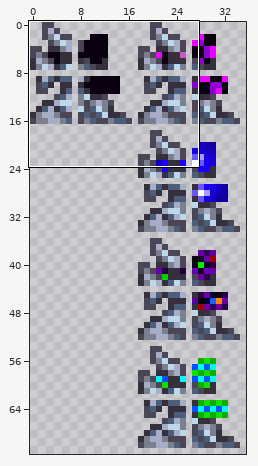
Sprite sheet -- Tiles/MusicBoxes/Otherworldly_Music_Box_DW.png. Above, an overview of the earlier version with the close-up marked.
Close-up. Before:
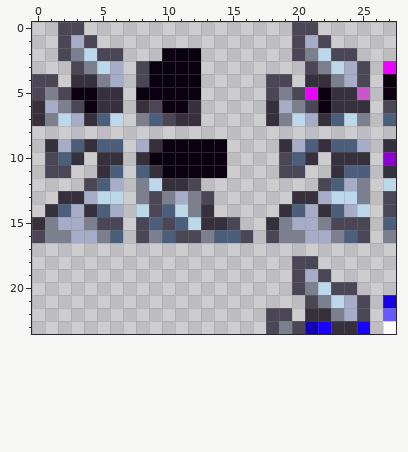
The file is 72x144 pixels, drawn in blocks of 2x2; one block is one cell here. Colours within 5 levels of each other are drawn and written as one. Shown: x 0..27, y 0..23.
And afterwards:
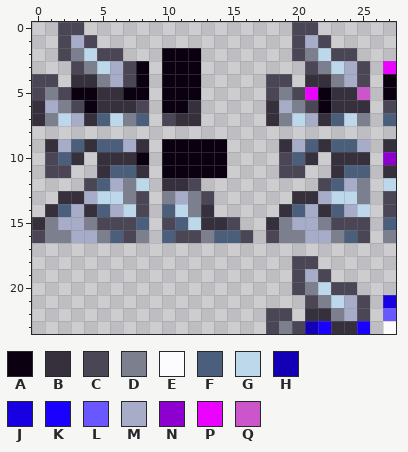
Palette (. is transparent): A #0a000f  B #35303c  C #4b4656  D #7c7f8d  E #fcfcff  F #4b5f7d  G #bdd7eb  H #1300b6  J #1700e2  K #1a00ff  L #6957ff  M #a7acc9  N #8e00cf  P #ea03ff  Q #cb55cb
Edits made:
{"y":3,"x":7,"old":".CA","new":"CA."}
{"y":4,"x":7,"old":".CA","new":"CA."}
{"y":5,"x":7,"old":".","new":"A"}
{"y":5,"x":9,"old":"A","new":"."}
{"y":6,"x":7,"old":".BC","new":"BC."}
{"y":7,"x":7,"old":".DF","new":"DF."}
{"y":9,"x":7,"old":".MB","new":"MB."}
{"y":10,"x":7,"old":".BA","new":"BA."}
{"y":11,"x":7,"old":".FB","new":"FB."}
{"y":12,"x":7,"old":".DG","new":"DG."}
{"y":13,"x":7,"old":".DC","new":"DC."}
{"y":14,"x":7,"old":".GC","new":"GC."}
{"y":15,"x":7,"old":".CF","new":"CF."}
{"y":16,"x":7,"old":".CD","new":"CD."}
